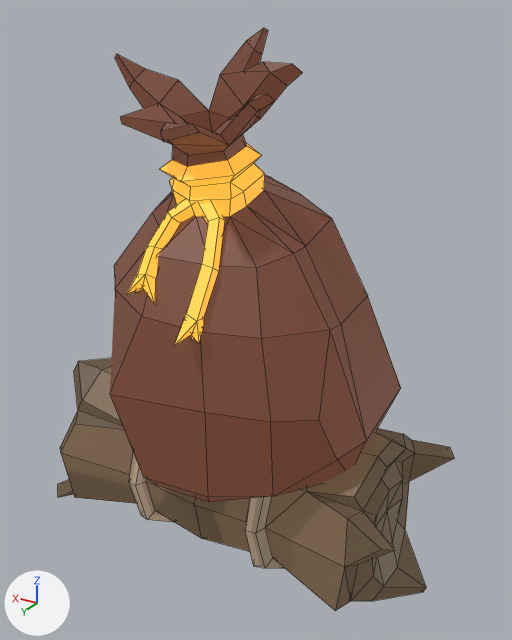
One commit to the FBX model Assets/Character/Grinlock/FBX/Grinlock Attachment/Grinlock Backpack.fbx: the scene before it, then after it.
Before and after are seen from a 50 mm camera at (-0.369, 0.779, 0.288) aimed at (-0.008, 0.176, -0.013). Every picture has the same lights, and +X, +Y and +Z are marked at lower left. Mesh edges are drawn as thin lines. Where no turn or scale is listed for an object, it has been applied to the vertices.

In view in the first picture: 'SM_Chr_Attach_Backpack_02'.
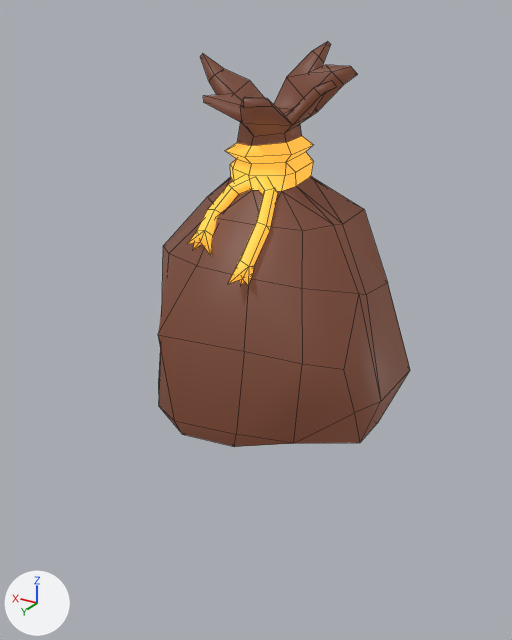
Patch to the scene script:
```diff
--- a/Assets/Character/Grinlock/FBX/Grinlock Attachment/Grinlock Backpack.fbx.py
+++ b/Assets/Character/Grinlock/FBX/Grinlock Attachment/Grinlock Backpack.fbx.py
@@ me_mesh @@
 # used by ob_sm_chr_attach_backpack_02; location = (0.0, 0.0, 0.0)
-me_mesh.from_pydata(...)  # 385 vertices, 451 faces; spans x -0.221..0.22, y 0.079..0.363, z -0.292..0.279
+me_mesh.from_pydata(...)  # 199 vertices, 235 faces; spans x -0.154..0.169, y -0.009..0.275, z -0.168..0.264
+# me_mesh part 1: the loose piece of 155 vertices spanning x -0.173..0.15, y 0.079..0.363, z -0.156..0.279 is turned 12.5 degrees about the x axis through its middle, then moved by (0.019, -0.111, -0.015)
+# me_mesh part 2: the loose piece of 44 vertices spanning x -0.055..0.028, y 0.262..0.361, z 0.031..0.151 is turned 12.5 degrees about the x axis through its middle, then moved by (0.019, -0.12, 0.003)
+# me_mesh part 3: the loose piece of 186 vertices spanning x -0.221..0.22, y 0.098..0.304, z -0.292..-0.088 is deleted
+# me_mesh part 4: the surface is now shaded smooth
 me_mesh.materials.append(mat_mat_01a)
```

Boxes [x1, y1, x2, y2] around the edits, measured in the pictures (512 x 640 px; the box of a moved part takes in the faces that stretch with it):
'SM_Chr_Attach_Backpack_02', reshaped (36% narrower, 30% shorter)
    before: [58, 28, 454, 611]
    after: [158, 42, 410, 447]
part 1 of me_mesh, moved or reshaped
    before: [110, 28, 401, 502]
    after: [158, 42, 410, 447]
part 2 of me_mesh, moved or reshaped
    before: [127, 200, 225, 345]
    after: [187, 176, 278, 285]
part 3 of me_mesh, deleted (brown)
    before: [58, 358, 454, 611]
